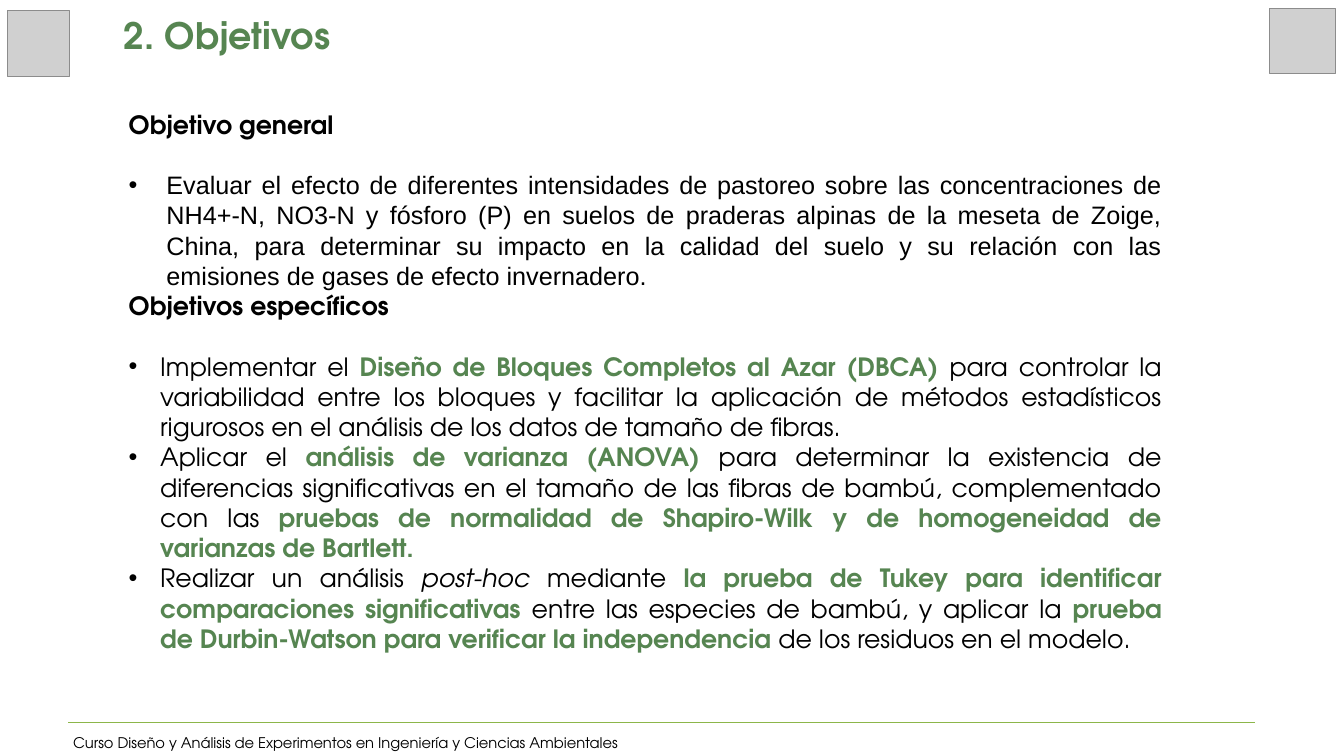
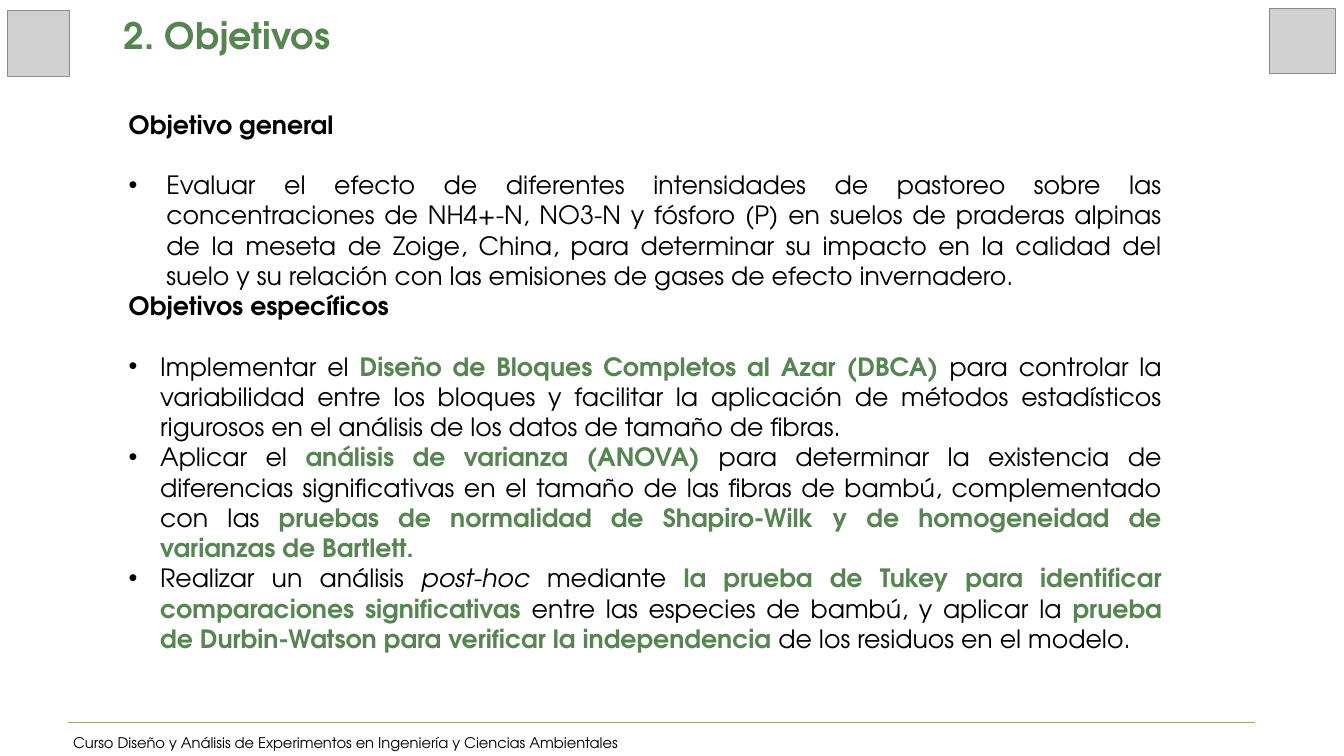
Before and after one commit to JoseZevallosR/Diseno_experimental, a slide deck: slide 4 of Trabajo_individual/Presentación_Trabajo_Individual.pptx. Drawn at 1344x756 pixels with LibreOffice and Linux fonts; fonts in the diff are those of the drawing; grey boxes stand for pictures. Boxes give left, top, right and bottom in pixels: in the first picture for what was removed or moved away, otherwise in the second. Text is boxed around its words. In the diff, an @@ line names an element or a change of style, - is before the commit and + after.

```diff
--- a/Trabajo_individual/Presentación_Trabajo_Individual.pptx
+++ b/Trabajo_individual/Presentación_Trabajo_Individual.pptx
@@ text at (x1=166, y1=175, x2=1161, y2=297): font Arial to TeX Gyre Adventor in "Evaluar el efecto de diferentes intensidades de ..." @@
```
Also in this commit, not shown: 3 other slides changed.
